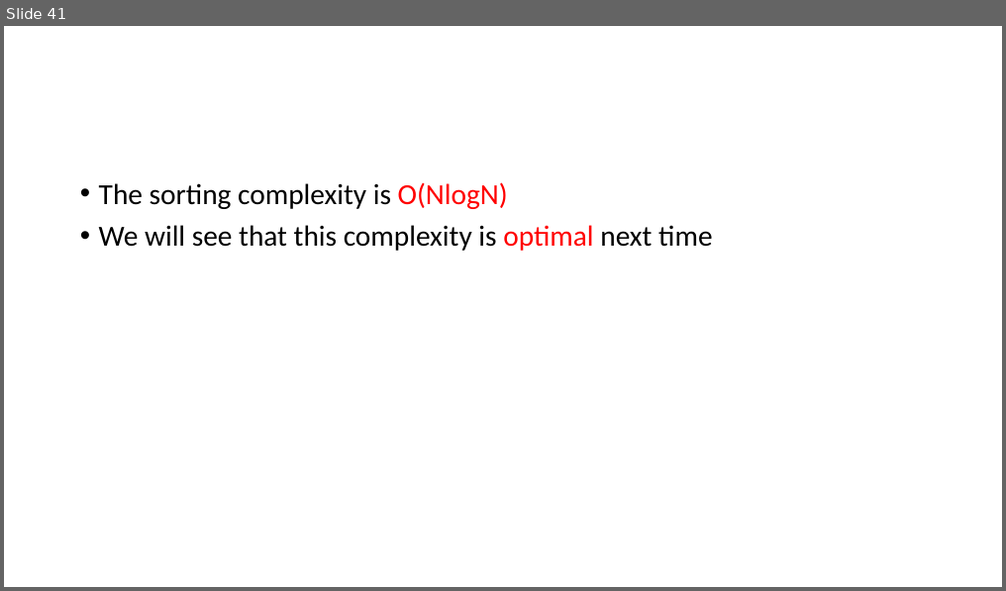
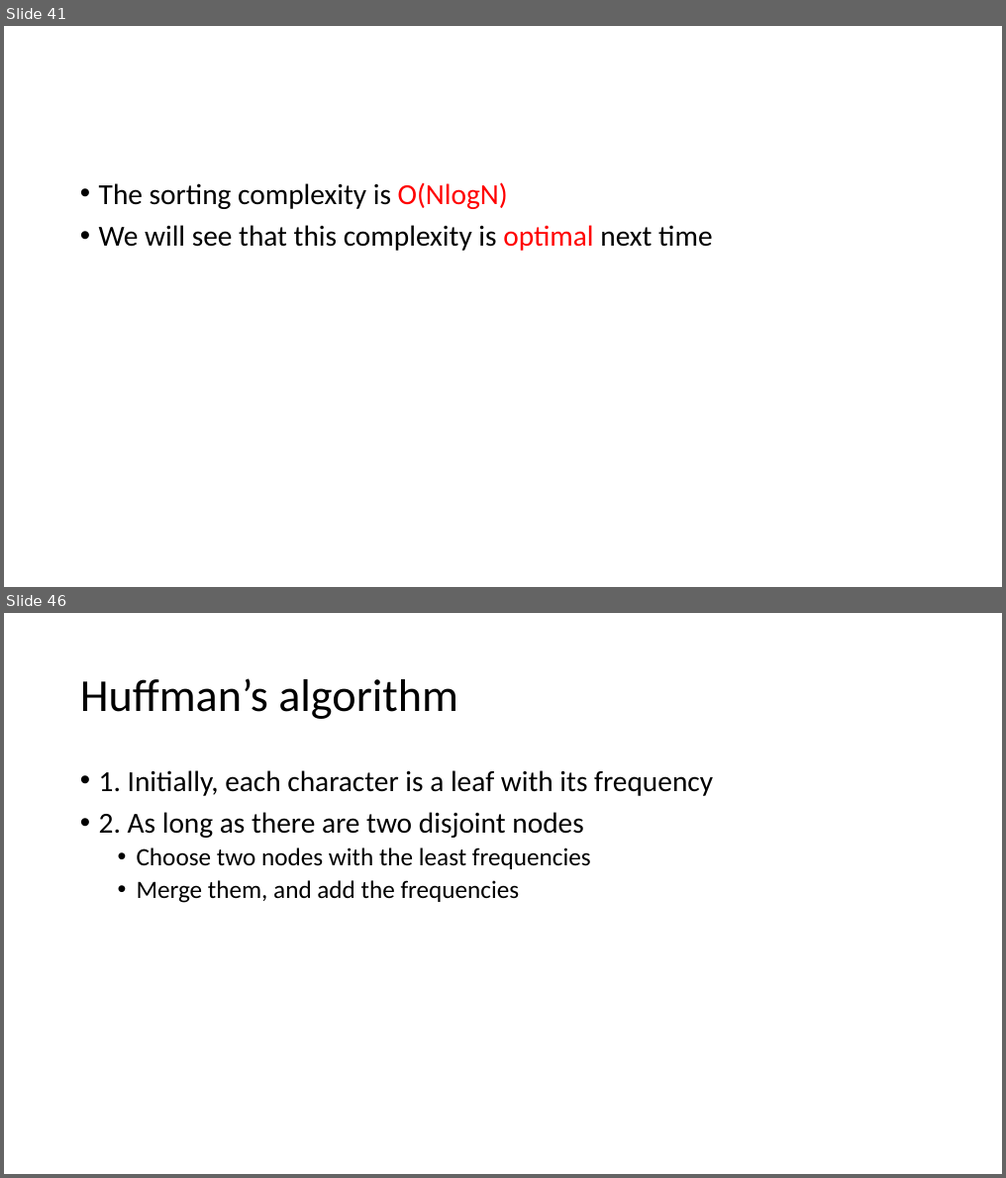
Before and after one commit to kwea123/cpp_data_algo, a slide deck: 4.pptx. Shown one above the other, each under a label of ours: slide 41 before the commit, slides 41 and 46 after it; the slides between them are not shown. The pictures are 1006x591 and 1006x1178 pixels, drawn with LibreOffice and Linux fonts; fonts in the diff are those of the drawing. Boxes give left, top, right and bottom in pixels: in the first picture for what was removed or moved away, otherwise in the second. Text is boxed around its words. In the diff, an @@ line names an element or a change of style, - is before the commit and + after.

```diff
--- a/4.pptx
+++ b/4.pptx
@@ slide 46 added at <box>4,613,1002,1174</box>, background #FFFFFF @@
@@ title added at <box>80,678,458,719</box>, 44 pt, text #000000 @@
+Huffman’s algorithm
@@ text added at <box>99,770,713,903</box>, 28 pt, text #000000 @@
+• 1. Initially, each character is a leaf with its frequency
+• 2. As long as there are two disjoint nodes
+  • Choose two nodes with the least frequencies
+  • Merge them, and add the frequencies
```
Also in this commit, not shown: 1 slide changed, 11 other slides added, 4 other files.
